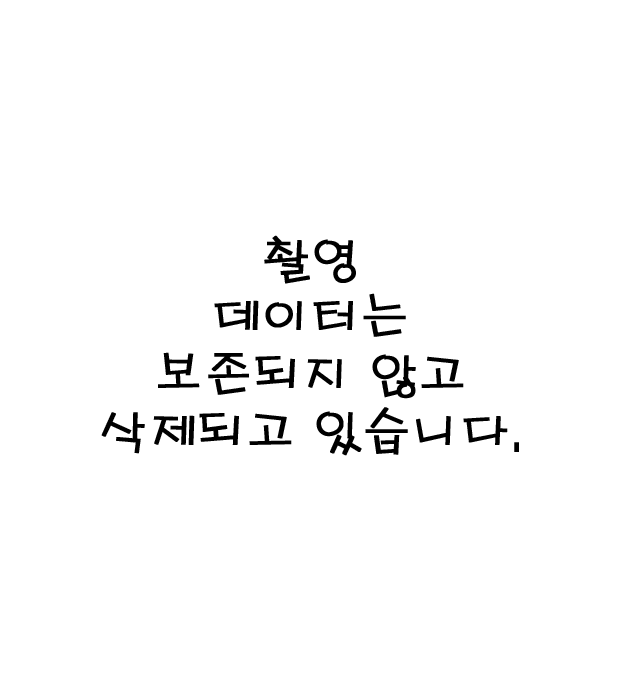
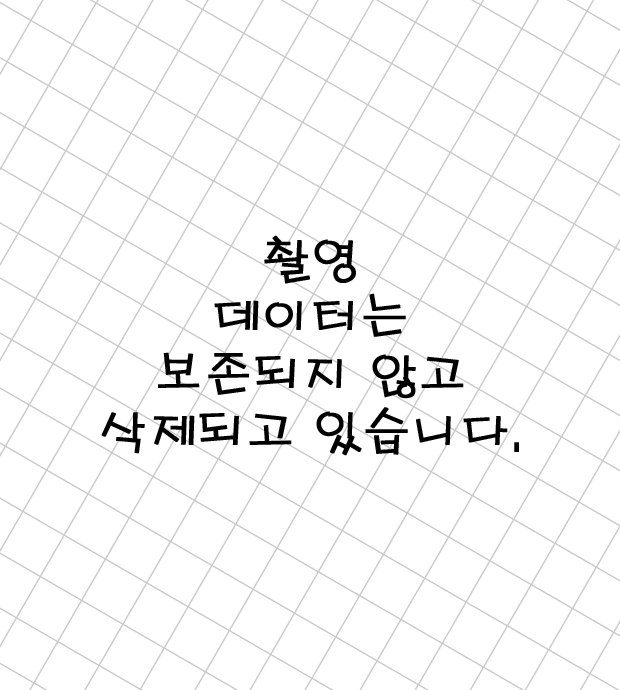
The second 620 × 690 image is a revision of the first. Changes to its layers:
added layer "Layer 21" (22%) above "Layer 20" over [0, 0, 620, 690]
